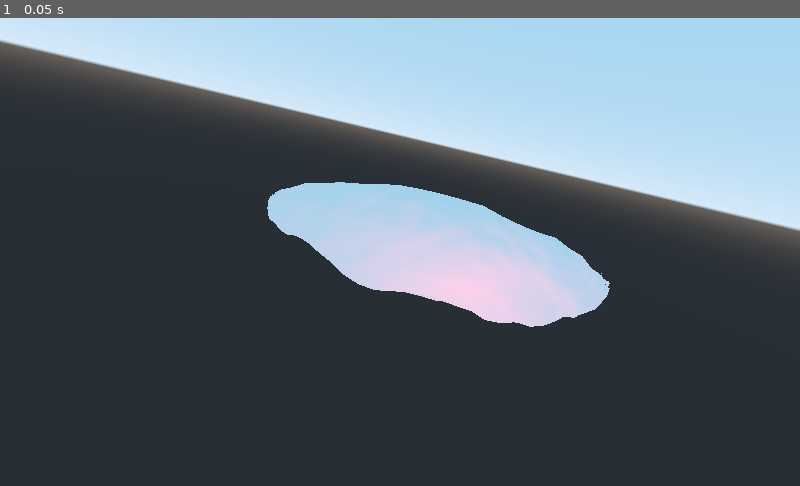
Above: before the commit, frame 1.
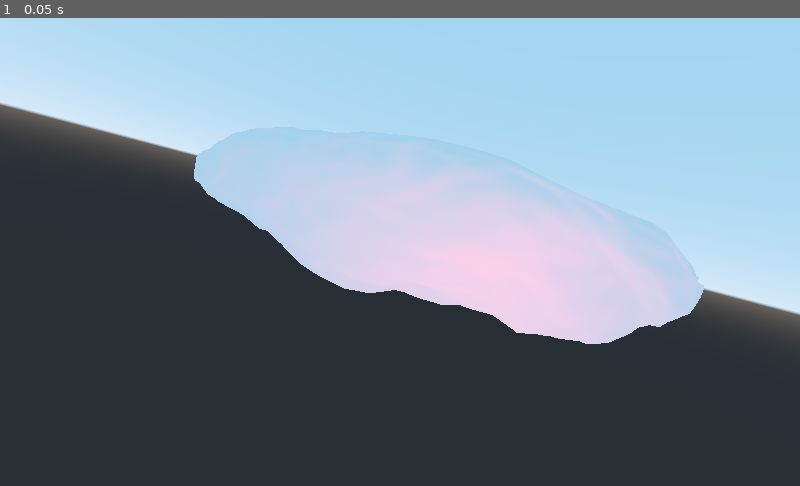
Above: after the commit, the same moment.

Repository: J-Gann/Computer-Games
Game: Godot game, scene res://MeshInstance.tscn
The game is run twice, just before and just after one commit, with the same random seed, the same clock (stepped at 60 frames per second) and the same inputs.
Inputs:
- Up to frame 1 (0.05 s): no input

The runs differ from the first frame. In frame 1, 28% of the frame differs, in the area x 0-100%, y 3-70%.

Commit message:
chore: update positions

Diff:
--- /dev/null
+++ b/ex06/MeshInstance.gd
@@ -0,0 +1,18 @@
+# name: Timo Ege
+# coauthor list: Jonas Gann
+extends MeshInstance
+
+
+# Declare member variables here. Examples:
+# var a = 2
+# var b = "text"
+
+
+# Called when the node enters the scene tree for the first time.
+func _ready():
+	pass # Replace with function body.
+
+
+# Called every frame. 'delta' is the elapsed time since the previous frame.
+#func _process(delta):
+#	pass
--- a/ex06/MeshInstance.tscn
+++ b/ex06/MeshInstance.tscn
@@ -1,4 +1,6 @@
-[gd_scene load_steps=8 format=2]
+[gd_scene load_steps=9 format=2]
+
+[ext_resource path="res://MeshInstance.gd" type="Script" id=1]
 
 [sub_resource type="Shader" id=1]
 code = "shader_type spatial;
@@ -41,13 +43,14 @@
 subdivide_depth = 32
 
 [node name="MeshInstance" type="MeshInstance"]
-transform = Transform( 1, 0, 0, 0, 1, 0, 0, 0, 1, 0, -0.0748055, 0.0404215 )
+transform = Transform( 1, 0, 0, 0, 1, 0, 0, 0, 1, 0, 1.11401, 0.0404215 )
 mesh = SubResource( 3 )
 material/0 = null
+script = ExtResource( 1 )
 
 [node name="Camera" type="Camera" parent="."]
-transform = Transform( 0.194409, 0.285717, -0.938387, 0.218002, 0.920131, 0.325323, 0.956389, -0.267816, 0.116595, -5.5255, 1.906, 0.240597 )
-fov = 70.6456
+transform = Transform( 0.146753, 0.0954322, -0.984559, 0.252554, 0.958732, 0.130573, 0.956389, -0.267816, 0.116595, -3.82989, 0.339383, 0.240597 )
+fov = 72.6187
 
 [node name="OmniLight" type="OmniLight" parent="."]
 transform = Transform( 1, 0, 0, 0, 1, 0, 0, 0, 1, -1.83984, 1.06362, 0.918182 )
